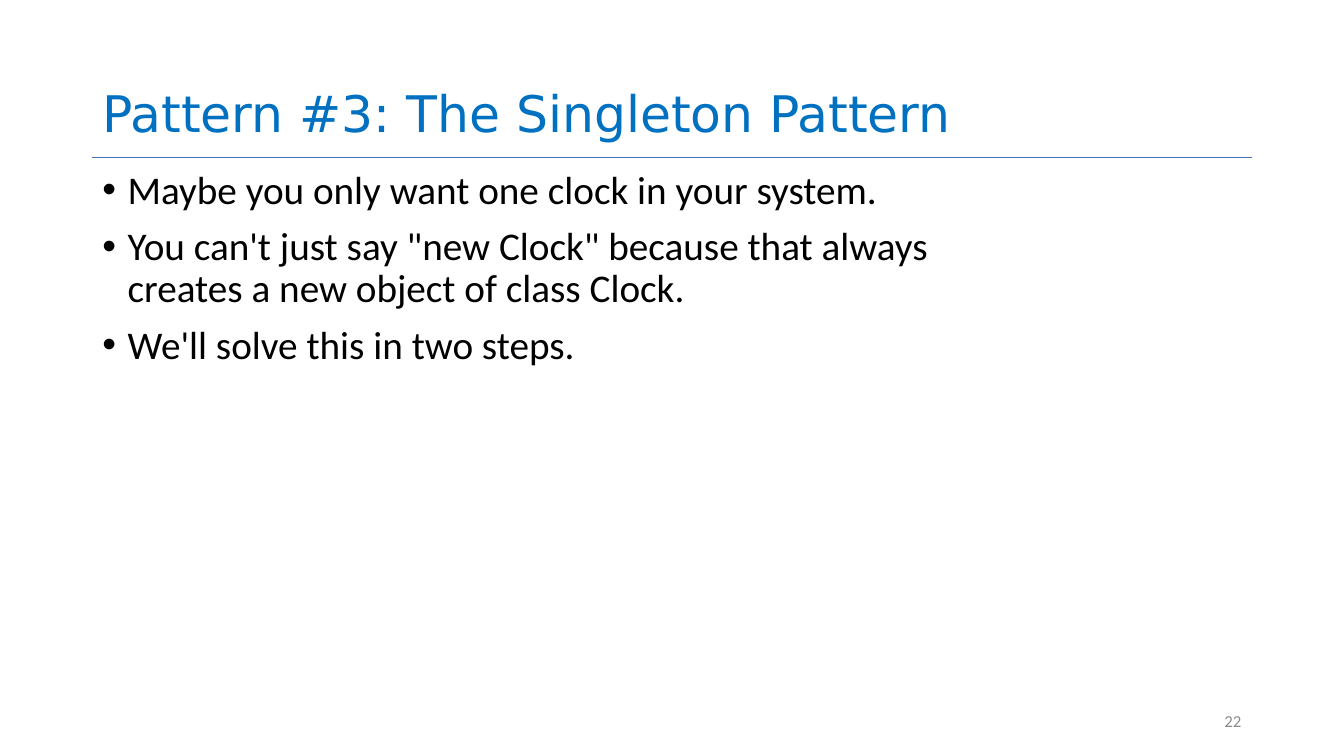
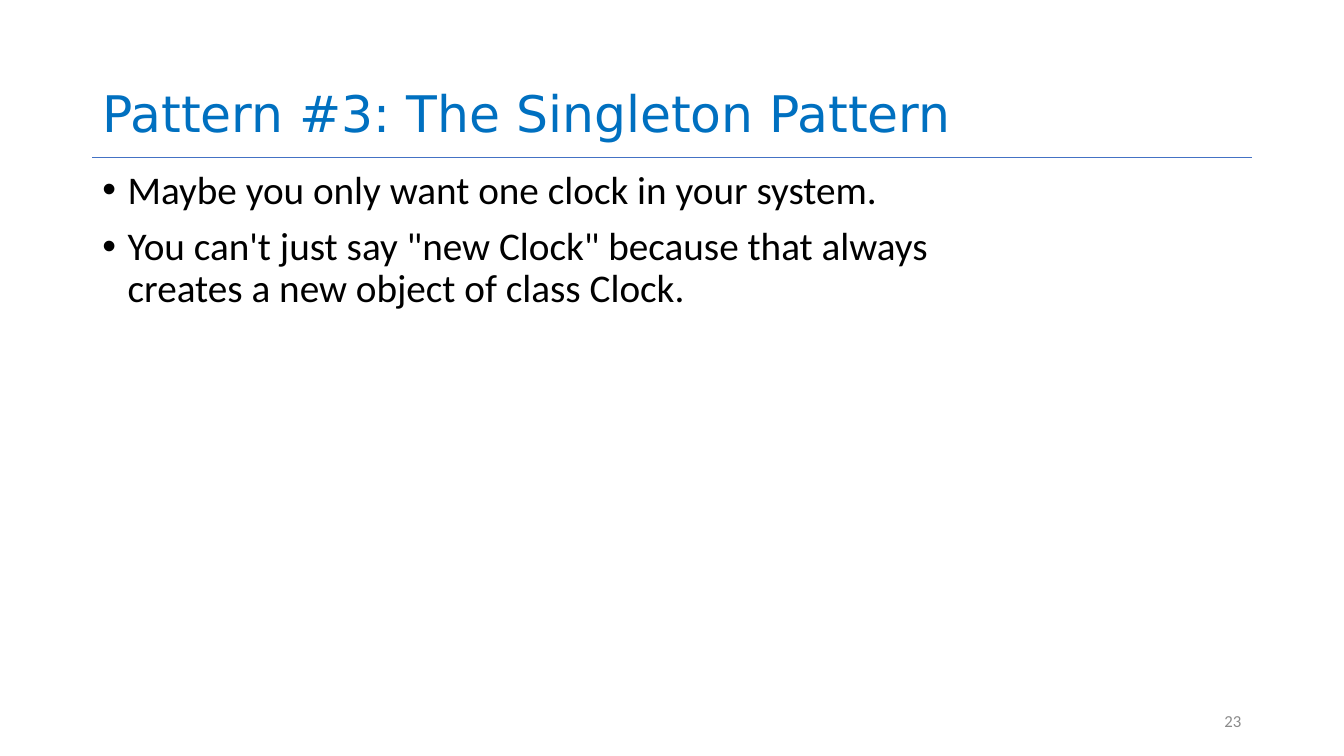
Before and after one commit to neu-se/CS4530-Spring-2026, a slide deck: slide 23 of Slides/Module 11.1 Interaction-Level Design.pptx (slide 22 before the commit). Drawn at 1344x756 pixels with LibreOffice and Linux fonts; fonts in the diff are those of the drawing. Boxes give left, top, right and bottom in pixels: in the first picture for what was removed or moved away, otherwise in the second. Text is boxed around its words. In the diff, an @@ line names an element or a change of style, - is before the commit and + after.

```diff
--- a/Slides/Module 11.1 Interaction-Level Design.pptx
+++ b/Slides/Module 11.1 Interaction-Level Design.pptx
@@ text at (128,331,575,366): paragraph removed @@
-• We'll solve this in two steps.
@@ page number at (1224,716,1241,727): text changed @@
-22
+23
```
Also in this commit, not shown: 9 other slides changed, 6 slides added, 4 slides removed.
